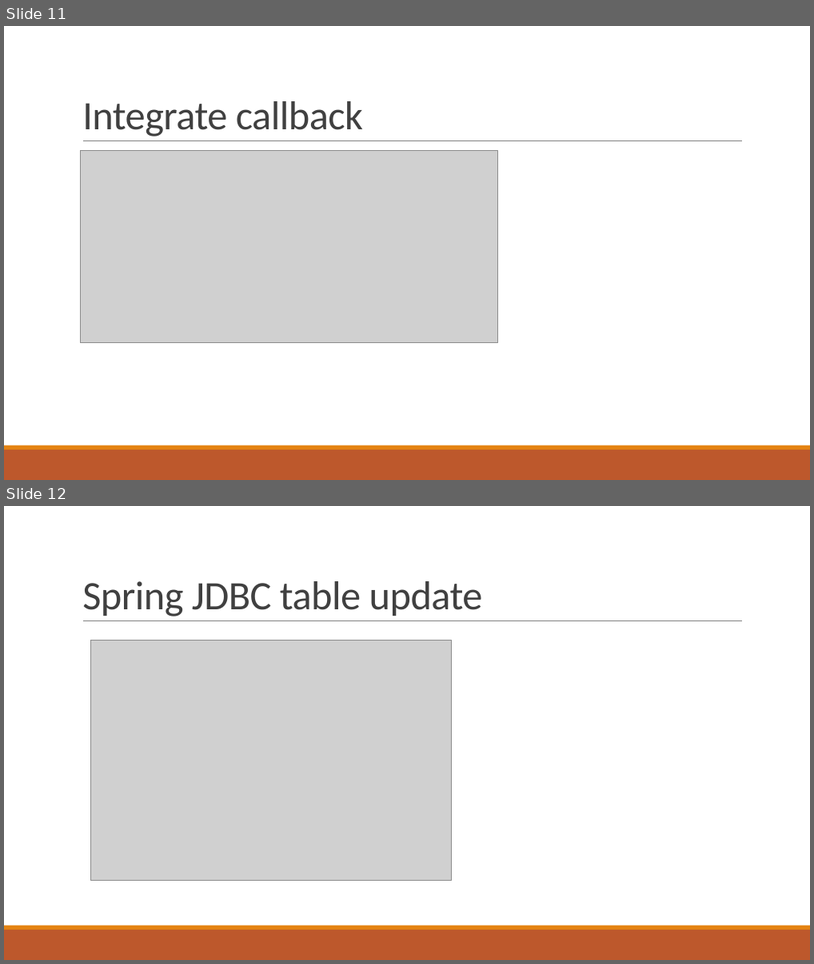
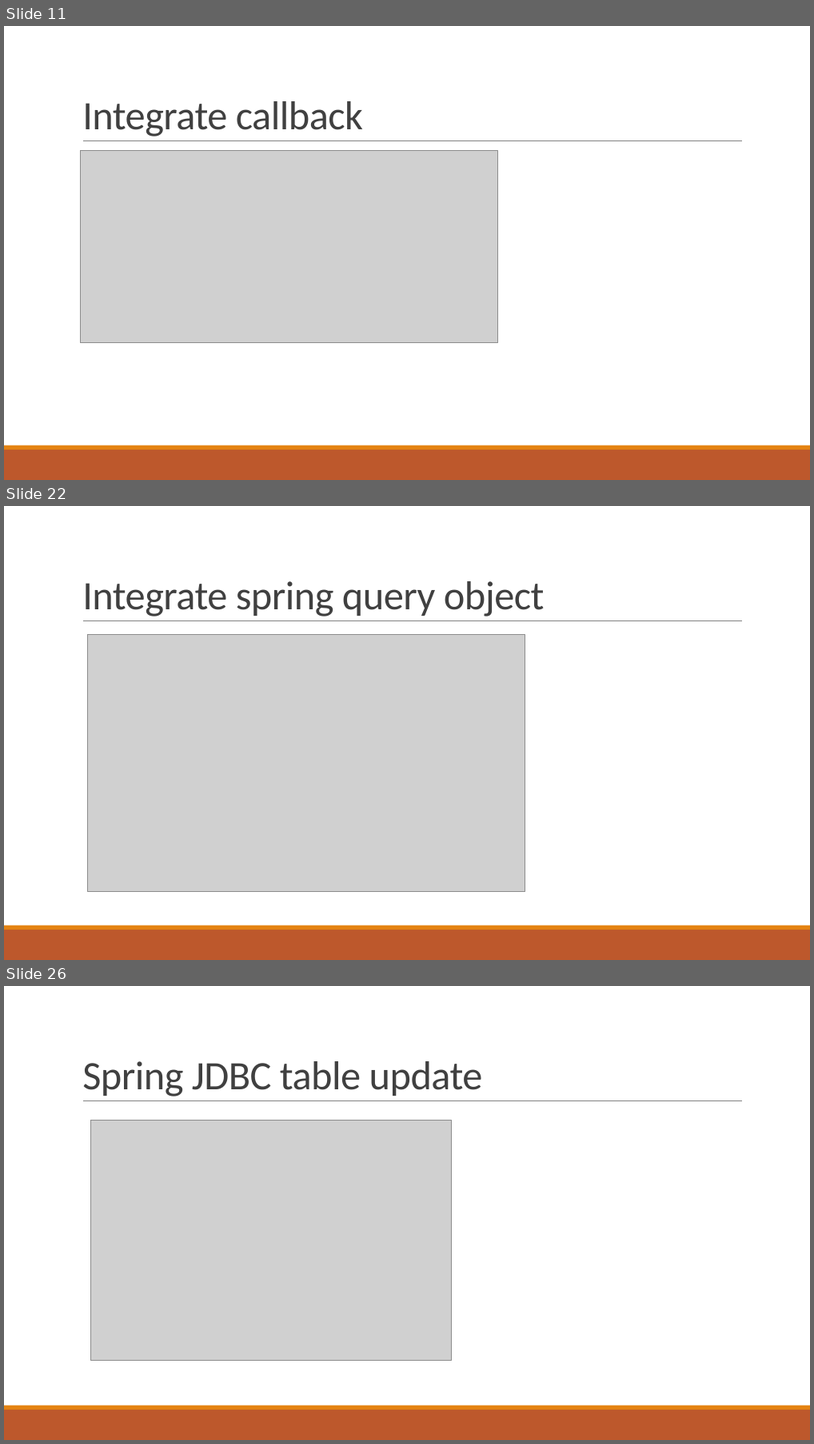
Before and after one commit to haminh10/JAVA_course_Spring_Hibernate_JPA, a slide deck: course/spring_lecture6.pptx. Shown one above the other, each under a label of ours: slides 11 and 12 before the commit, slides 11, 22 and 26 after it; the slides between them are not shown. The pictures are 814x964 and 814x1444 pixels, drawn with LibreOffice and Linux fonts; fonts in the diff are those of the drawing; grey boxes stand for pictures. Boxes give left, top, right and bottom in pixels: in the first picture for what was removed or moved away, otherwise in the second. Text is boxed around its words. In the diff, an @@ line names an element or a change of style, - is before the commit and + after.

Commit message:
spring cnrs

```diff
--- a/course/spring_lecture6.pptx
+++ b/course/spring_lecture6.pptx
@@ slide 22 added at [4,506,810,960], background #FFFFFF; not listed: 3 template elements that a slide beside it also shows @@
@@ title added at [82,581,545,616], 48 pt, text #404040 @@
+Integrate spring query object
@@ picture added at [88,634,526,891] @@
@@ what was slide 12 is now slide 26 @@
```
Also in this commit, not shown: 1 slide changed, 13 other slides added, 2 other files.
